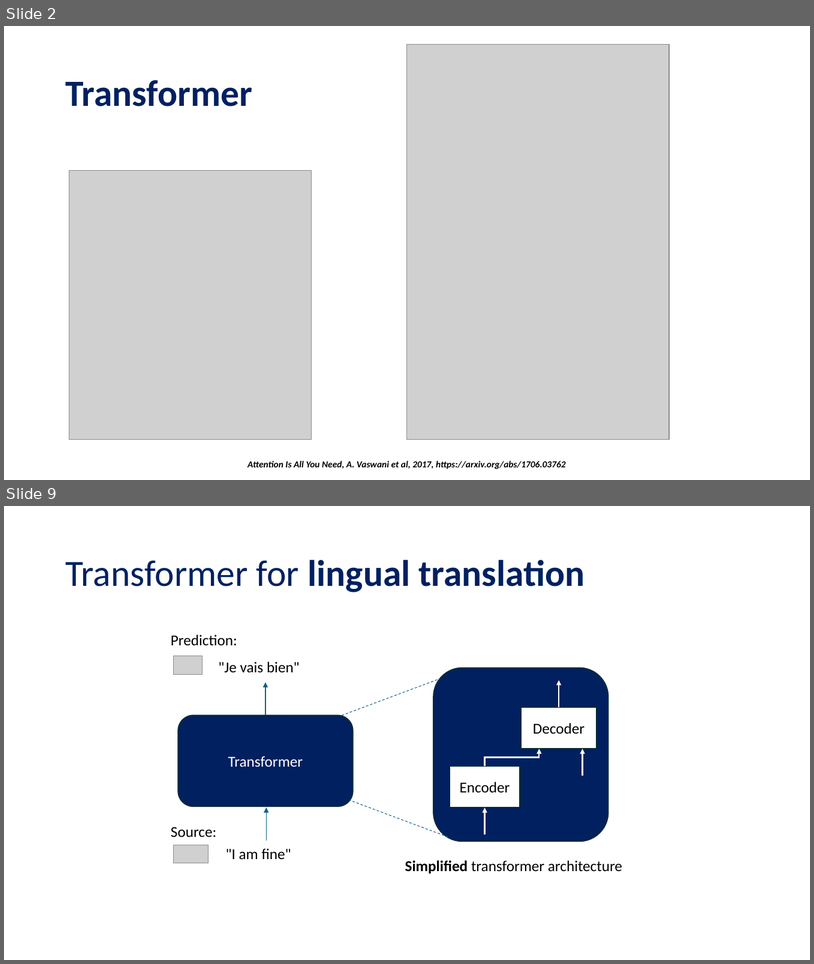
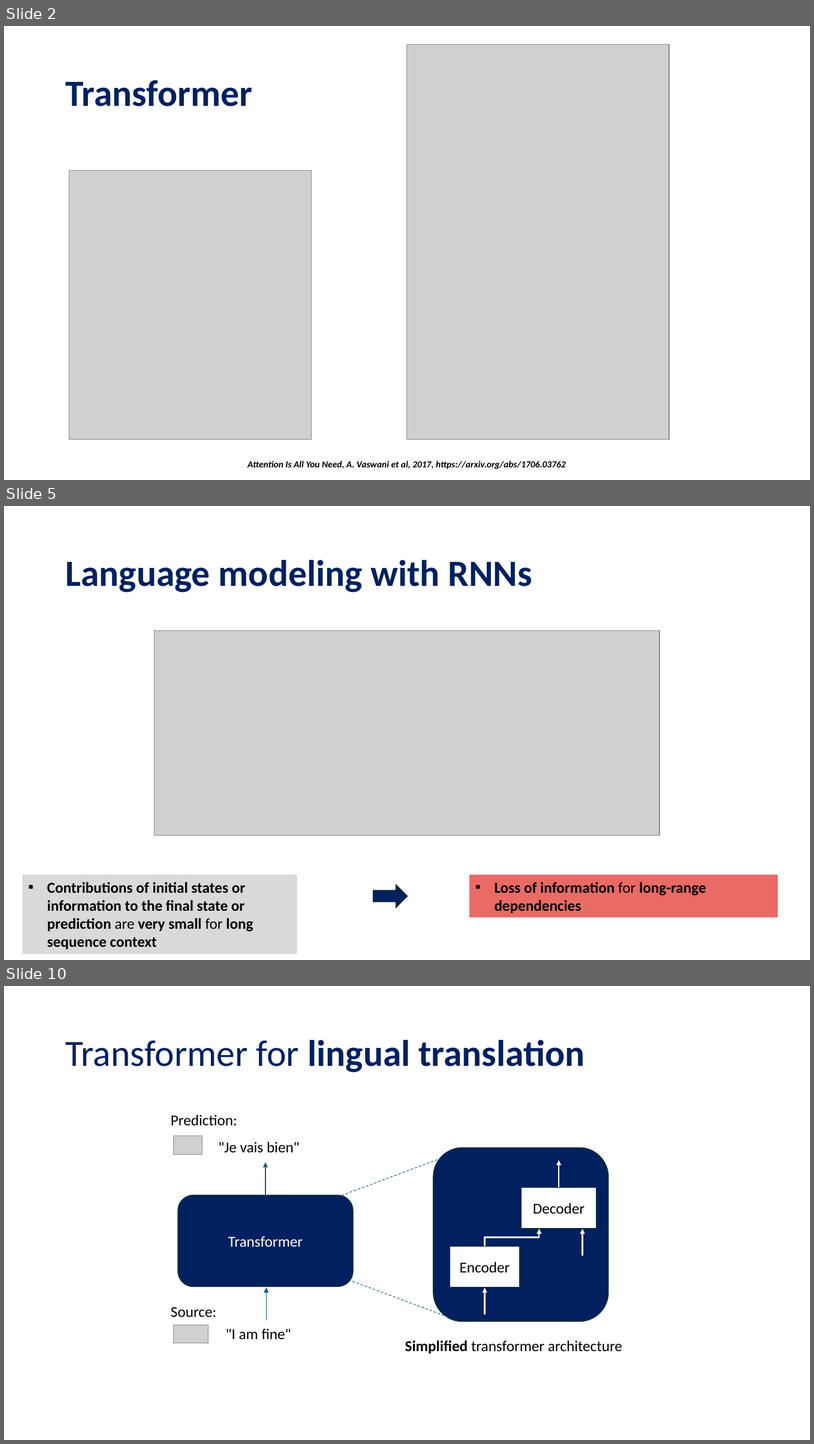
Before and after one commit to tanquangduong/transformer-pt, a slide deck: presentation/Introduction to Transformer.pptx. Shown one above the other, each under a label of ours: slides 2 and 9 before the commit, slides 2, 5 and 10 after it; the slides between them are not shown. The pictures are 814x964 and 814x1444 pixels, drawn with LibreOffice and Linux fonts; fonts in the diff are those of the drawing; grey boxes stand for pictures. Boxes give left, top, right and bottom in pixels: in the first picture for what was removed or moved away, otherwise in the second. Text is boxed around its words. In the diff, an @@ line names an element or a change of style, - is before the commit and + after.

```diff
--- a/presentation/Introduction to Transformer.pptx
+++ b/presentation/Introduction to Transformer.pptx
@@ slide 5 added at (4,506,810,960), background #FFFFFF @@
@@ title added at (65,559,533,592), 44 pt, text #002060, bold @@
+Language modeling with RNNs
@@ picture added at (155,631,660,835) @@
@@ rectangle added at (22,874,297,954), fill #D9D9D9, 18 pt, text #000000, bold @@
+▪ Contributions of initial states or information to the final state or prediction are very small for long sequence context
@@ rectangle added at (470,874,779,918), fill #EA6B66, 18 pt, text #000000, bold @@
+▪ Loss of information for long-range dependencies
@@ right arrow added at (374,885,408,907), fill #002060, outline #092A39 1.5 pt @@
@@ what was slide 9 is now slide 10 @@
```
Also in this commit, not shown: 4 slides changed, 2 other slides added, 2 slides removed, 2 other files.
